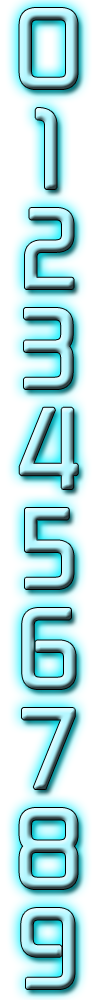
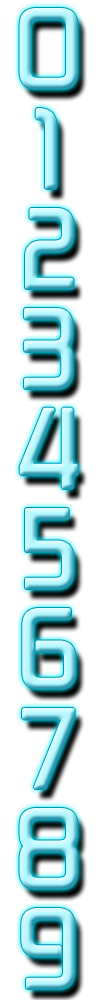
Revision of a layered (100, 1000) image; what changed, layer by layer:
pixels changed over box(5, 0, 92, 1000) (layer not identified)
